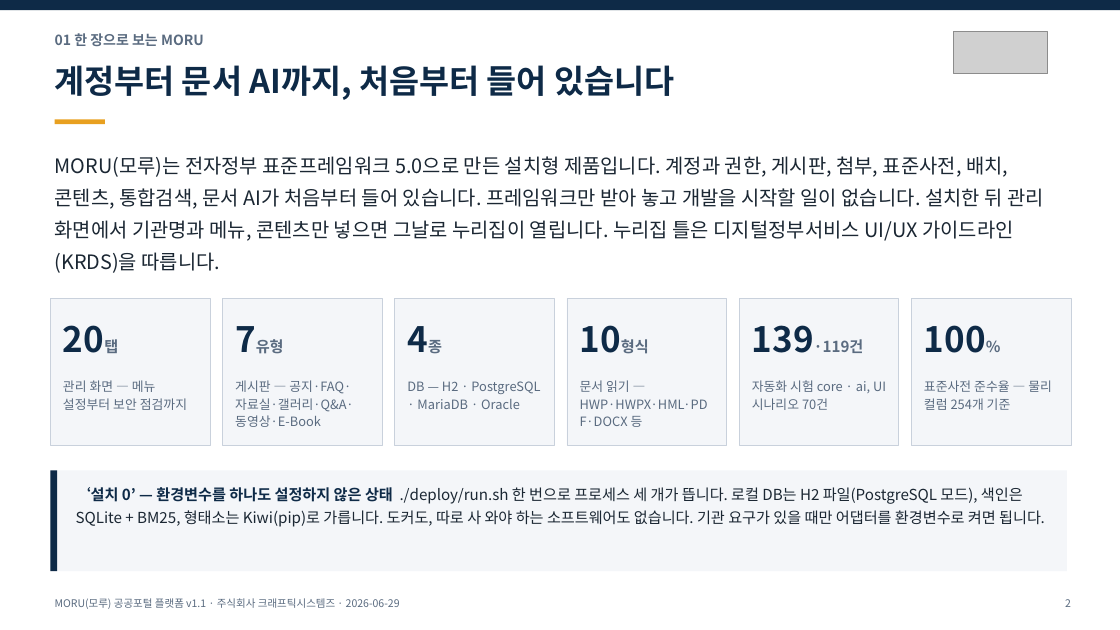
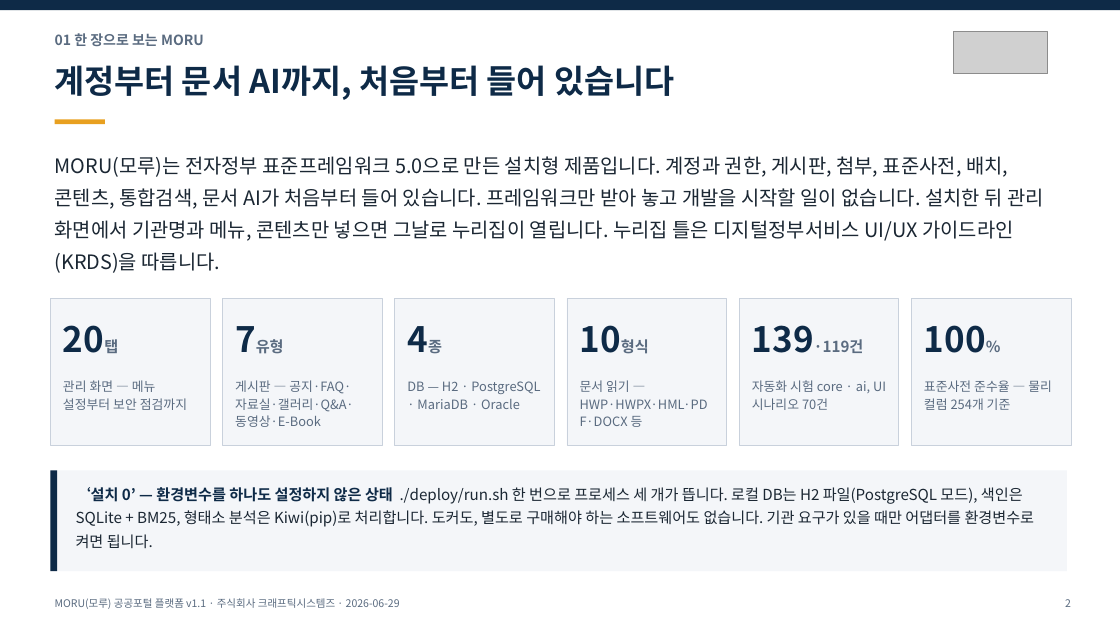
Before and after one commit to mhb8436/moru-release, a slide deck: slide 2 of docs/MORU-발표자료-v1.1.pptx. Drawn at 1120x630 pixels with LibreOffice and Linux fonts; fonts in the diff are those of the drawing; grey boxes stand for pictures. Boxes give left, top, right and bottom in pixels: in the first picture for what was removed or moved away, otherwise in the second. Text is boxed around its words. In the diff, an @@ line names an element or a change of style, - is before the commit and + after.

Commit message:
문장을 자연스러운 한국어로 다시 쓴다 — README · 랜딩 · 소개서 · 리플릿 · 발표 자료
끊어 놓은 짧은 문장을 이어 붙이고, 억지스러운 구어체를 표준 문어체로 바꿨다.
뜨고→실행되며 · 가릅니다→처리합니다 · 재 봅니다→측정합니다 · 섭니다→동작합니다 ·
몰아 두어도→모아도 · 사 와야 하는→구매해야 하는 · 바깥 서비스를 부르지→외부 서비스를 호출하지 ·
프레임워크일 뿐→말 그대로 프레임워크이며 · 토큰만 써서→토큰만으로.

숫자 · 영문 이름 · 코드 · 링크는 그대로 두었다. 소개서는 A4 10쪽, 리플릿은 앞뒤 한 장,
발표 자료는 16장 그대로이며 넘치거나 잘린 곳은 없다.

```diff
--- a/docs/MORU-발표자료-v1.1.pptx
+++ b/docs/MORU-발표자료-v1.1.pptx
@@ text at (76, 487, 1035, 548): text changed @@
-‘설치 0’ — 환경변수를 하나도 설정하지 않은 상태 ./deploy/run.sh 한 번으로 프로세스 세 개가 뜹니다. 로컬 DB는 H2 파일(PostgreSQL 모드), 색인은 SQLite + BM25, 형태소는 Kiwi(pip)로 가릅니다. 도커도, 따로 사 와야 하는 소프트웨어도 없습니다. 기관 요구가 있을 때만 어댑터를 환경변수로 켜면 됩니다.
+‘설치 0’ — 환경변수를 하나도 설정하지 않은 상태 ./deploy/run.sh 한 번으로 프로세스 세 개가 뜹니다. 로컬 DB는 H2 파일(PostgreSQL 모드), 색인은 SQLite + BM25, 형태소 분석은 Kiwi(pip)로 처리합니다. 도커도, 별도로 구매해야 하는 소프트웨어도 없습니다. 기관 요구가 있을 때만 어댑터를 환경변수로 켜면 됩니다.
```
Also in this commit, not shown: 3 other slides changed, 5 other files.
